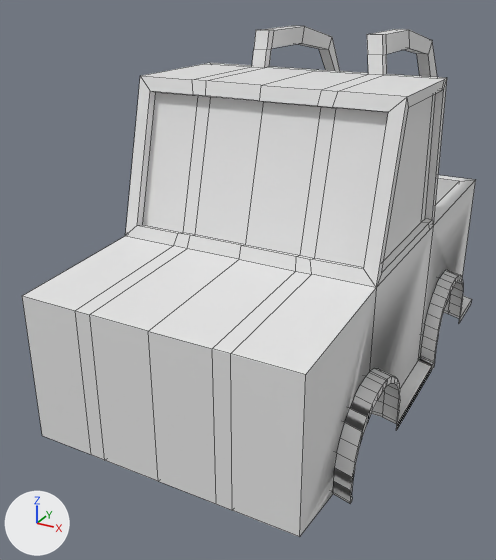
Two versions of the OBJ model public/models/truck.obj, one commit apart.
Before and after are seen from a 50 mm camera at (2.21, -4.82, 2.42) aimed at (-0.24, -0.37, 0.2). Lighting does not change. The marker at lower left points along +X, +Y and +Z. Mesh edges are drawn as thin lines. Where no turn or scale is listed for an object, it has been applied to the vertices.

Script lines for the objects in view, before the commit:
```python
me_truck = bpy.data.meshes.new('Truck')
me_truck.from_pydata(...)  # 696 vertices, 650 faces; spans x -1.12..1.12, y -2.0..2.0, z -0.7..2.05
# before: 1 (1.0, -2.0, 0.55) at pixel (305, 374), 75 (0.0, -2.0, 0.55) at pixel (148, 331), 269 (0.55, -2.0, 0.55) at pixel (230, 353), 270 (0.44, -2.0, 0.55) at pixel (212, 348), 381 (-1.0, -2.0, 0.55) at pixel (22, 295)
# before: 586 (-0.55, -2.0, 0.55) at pixel (75, 310), 587 (-0.44, -2.0, 0.55) at pixel (89, 314)
ob_truck = bpy.data.objects.new('Truck', me_truck)
ob_truck.location = (0.0, 0.0, 0.0)
```
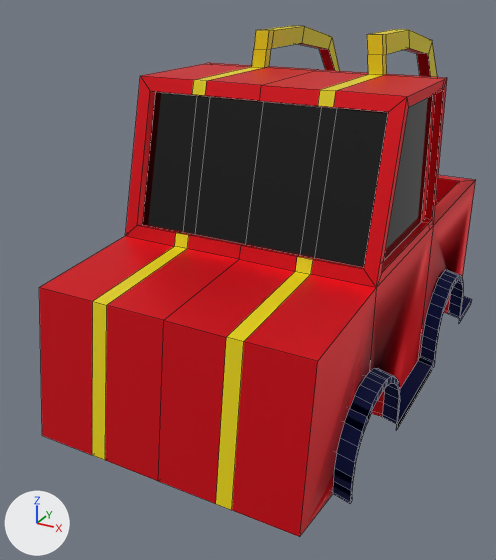
Where the change shows, as pixel boxes [x1, y1, x2, y2] in the pictures (496 x 560 px; the box of a moved part takes in the faces that stretch with it):
```json
{"object": "Truck", "change": "reshaped", "before": [22, 26, 476, 537], "after": [39, 26, 476, 537]}
{"part": 1, "of": "me_truck", "change": "moved or reshaped", "before": [22, 236, 376, 537], "after": [39, 236, 376, 537]}
{"part": 2, "of": "me_truck", "change": "moved or reshaped", "before": [126, 225, 376, 288], "after": [126, 225, 376, 288]}
{"part": 3, "of": "me_truck", "change": "recoloured", "before": [125, 43, 476, 417], "after": [125, 43, 476, 417], "on screen": "grey to red"}
{"part": 4, "of": "me_truck", "change": "recoloured", "before": [195, 95, 433, 260], "after": [195, 95, 433, 260], "on screen": "white to black"}
{"part": 5, "of": "me_truck", "change": "recoloured", "before": [333, 270, 471, 504], "after": [333, 270, 471, 504], "on screen": "grey to blue"}
{"part": 6, "of": "me_truck", "change": "recoloured", "before": [252, 26, 437, 77], "after": [252, 26, 437, 77], "on screen": "grey to yellow"}
```

Scene script edits in JSON lines:
```json
{"op": "add", "block": "mat_accent_002", "code": ["mat_accent_002 = principled_material('Accent_002')", "mat_accent_002.base_color = (0.8, 0.646, 0.0)  # yellow #e7d200"]}
{"op": "add", "block": "mat_glass", "code": ["mat_glass = principled_material('Glass')", "mat_glass.base_color = (0.0448, 0.0448, 0.0448)  # black #3c3c3c", "mat_glass.metallic = 1.0", "mat_glass.roughness = 0.0545"]}
{"op": "add", "block": "mat_basemat", "code": ["mat_basemat = principled_material('BaseMat')", "mat_basemat.base_color = (0.8, 0.0, 0.00817)  # red #e70016", "mat_basemat.metallic = 0.5"]}
{"op": "add", "block": "mat_material_001", "code": ["mat_material_001 = principled_material('Material.001')", "mat_material_001.base_color = (0.0, 0.0, 0.0)  # black #000000", "mat_material_001.roughness = 1.0"]}
{"op": "add", "block": "mat_accent_001", "code": ["mat_accent_001 = principled_material('Accent.001')", "mat_accent_001.base_color = (0.0, 0.00476, 0.0746)  # dark blue #000f4d", "mat_accent_001.roughness = 1.0"]}
{"block": "me_truck", "where": "me_truck.from_pydata(...)  # 696 vertices, 650 faces; spans x -1.12..1.12, y -2.0..2.0, z -0.7..2.05"}
{"block": "me_truck", "where": "# used by ob_truck; location = (0.0, 0.0, 0.0)"}
{"block": "me_truck", "change": "me_truck part 1"}
{"op": "add", "block": "me_truck", "code": "for i in [1, 75, 269, 270, 381, 586, 587]: me_truck.vertices[i].co += Vector((0.0, 0.16, 0.0))"}
{"block": "me_truck", "change": "me_truck part 2"}
{"op": "set", "path": "me_truck.vertices[237].co", "old": "(0.42, -0.9, 0.71)", "new": "(0.43, -0.9, 0.71)", "note": "pixel (296, 256) -> pixel (297, 256)"}
{"op": "set", "path": "me_truck.vertices[238].co", "old": "(0.53, -0.9, 0.71)", "new": "(0.55, -0.9, 0.71)", "note": "pixel (310, 259) -> pixel (313, 259)"}
{"op": "set", "path": "me_truck.vertices[554].co", "old": "(-0.42, -0.9, 0.71)", "new": "(-0.43, -0.9, 0.71)", "note": "pixel (190, 235) -> pixel (188, 235)"}
{"op": "set", "path": "me_truck.vertices[555].co", "old": "(-0.53, -0.9, 0.71)", "new": "(-0.55, -0.9, 0.71)", "note": "pixel (178, 233) -> pixel (175, 232)"}
{"block": "me_truck", "change": "me_truck part 3: 402 faces spanning x -1.0..1.0, y -2.0..2.0, z -0.62..1.91 switch from no material to mat_basemat (red #e70016)"}
{"block": "me_truck", "change": "me_truck part 4: 14 faces spanning x -0.94..0.94, y -0.83..0.36, z 0.68..1.7 switch from no material to mat_glass (black #3c3c3c)"}
{"block": "me_truck", "change": "me_truck part 5: 176 faces spanning x -1.12..1.12, y -1.5..2.0, z -0.7..0.0 switch from no material to mat_accent_001 (dark blue #000f4d)"}
{"block": "me_truck", "change": "me_truck part 6: 52 faces spanning x -0.55..0.55, y -2.0..2.0, z -0.62..2.05 switch from no material to mat_accent_002 (yellow #e7d200)"}
{"op": "add", "block": "me_truck", "code": "me_truck.materials.append(mat_material_001)  # black #000000"}
```
